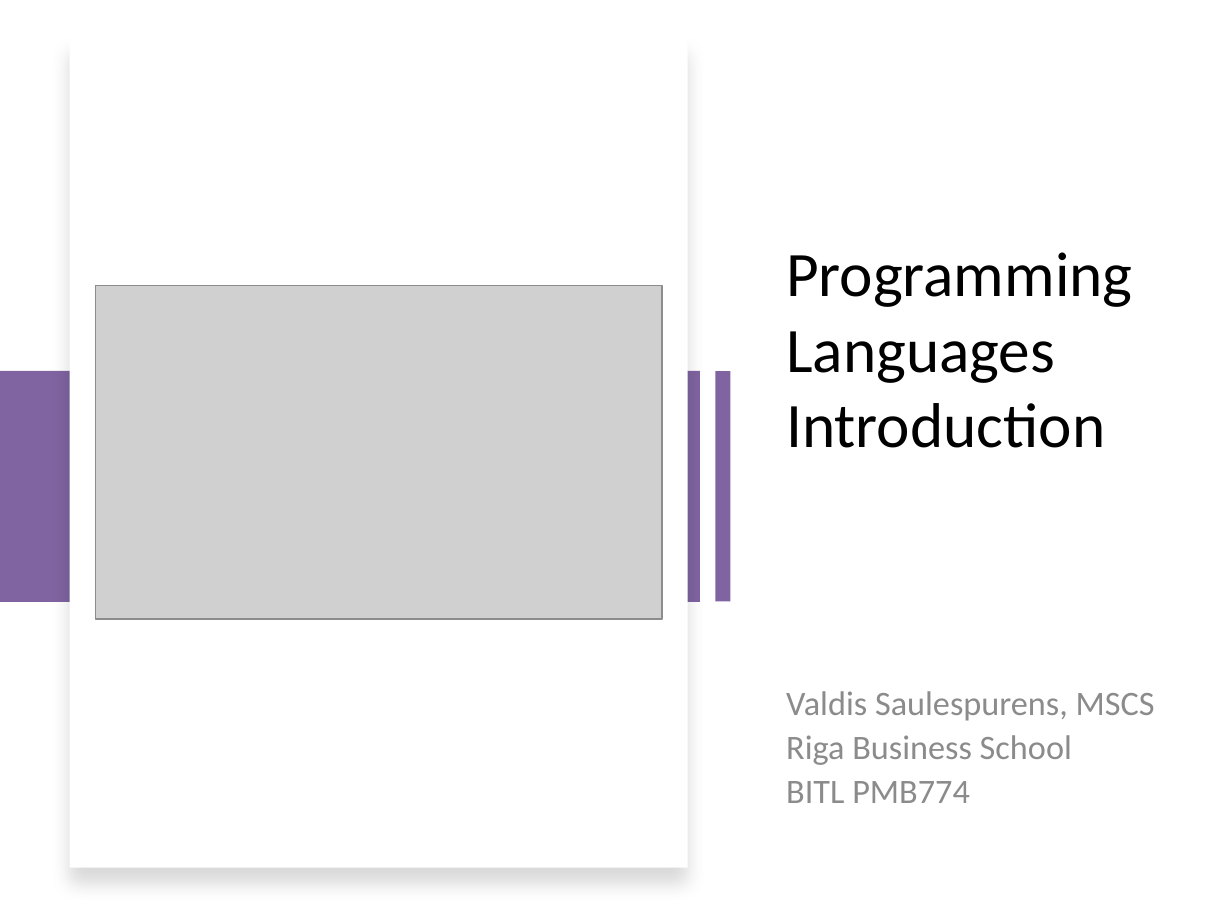
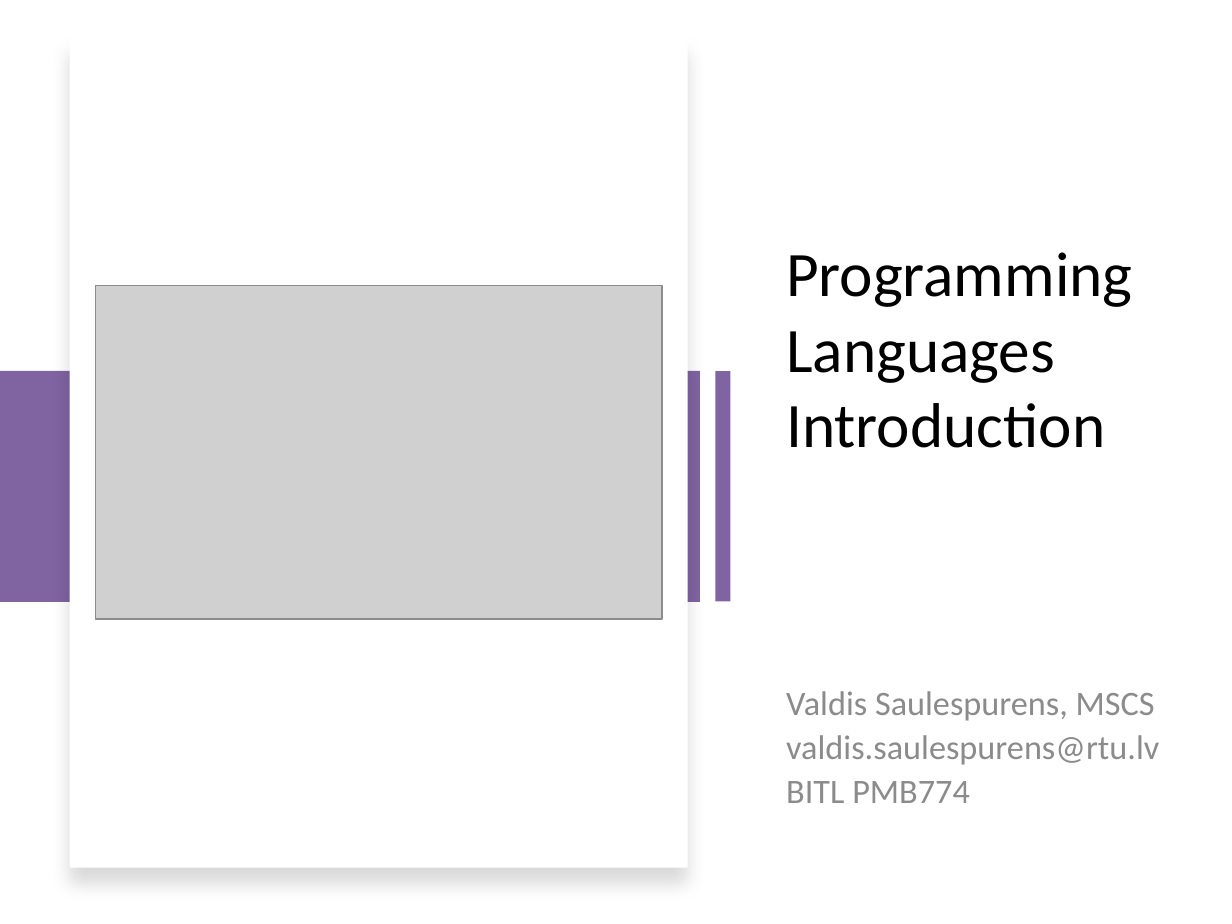
Before and after one commit to ValRCS/RBS_PBM774_Programming_Languages, a slide deck: slide 1 of presentations/programming_languages_introduction.pptx. Drawn at 1232x924 pixels with LibreOffice and Linux fonts; fonts in the diff are those of the drawing; grey boxes stand for pictures. Boxes give left, top, right and bottom in pixels: in the first picture for what was removed or moved away, otherwise in the second. Text is boxed around its words. In the diff, an @@ line names an element or a change of style, - is before the commit and + after.

Commit message:
added e-mail

```diff
--- a/presentations/programming_languages_introduction.pptx
+++ b/presentations/programming_languages_introduction.pptx
@@ subtitle at (x1=786, y1=735, x2=1159, y2=765): text changed @@
-Riga Business School
+valdis.saulespurens@rtu.lv
```
